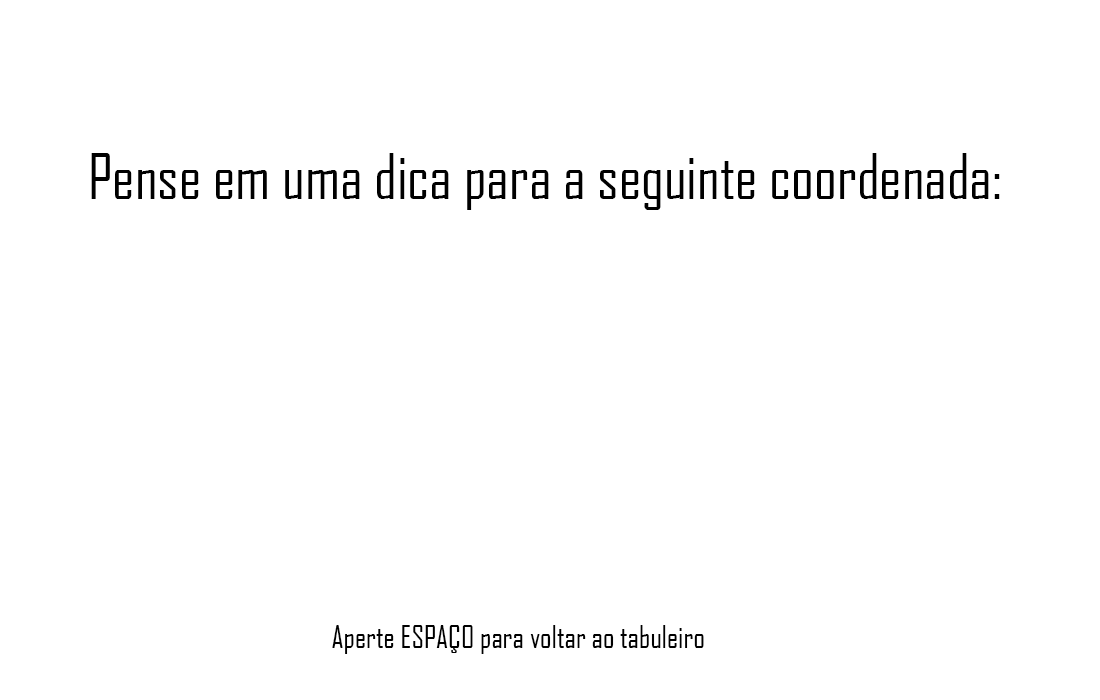
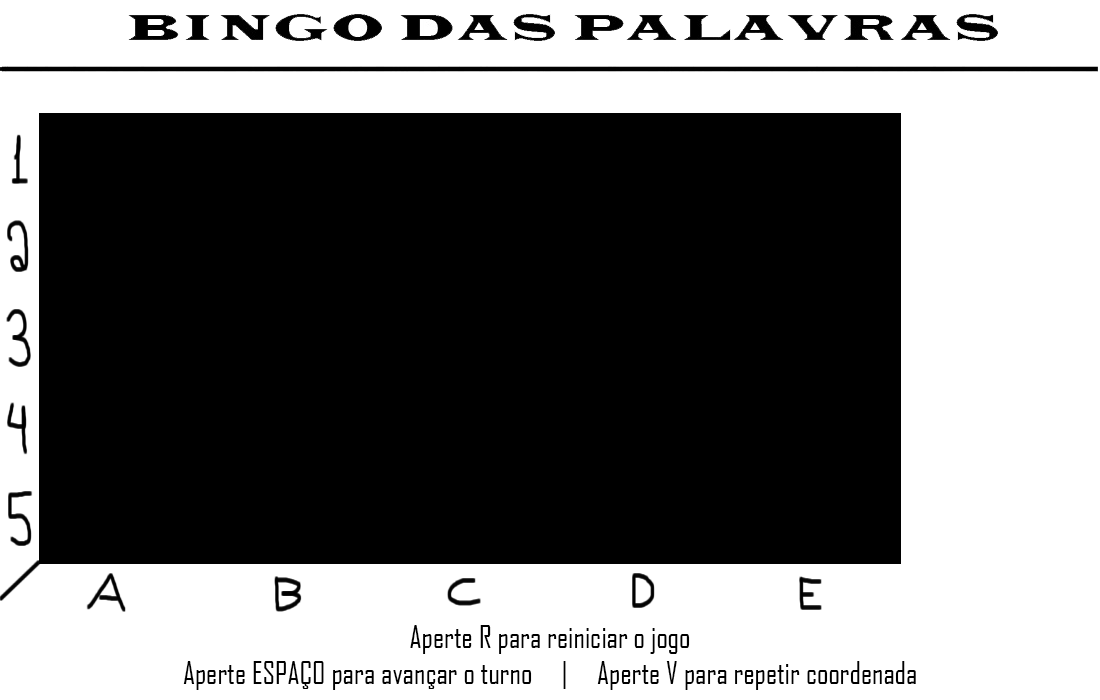
Revision of a layered 1100px x 700px image; what changed, layer by layer:
hid "Aperte ESPAÇO" over [left=332, top=625, right=704, bottom=654]
hid "Atenção" over [left=91, top=153, right=1000, bottom=210]
showed group "tabuleiro" (4 layers) over [left=0, top=14, right=1098, bottom=690]
renamed "Aperte ESPAÇO para avançar o turno Aperte R para reiniciar o jo" to "Aperte R para reiniciar o jogo Aperte ESPAÇO para avançar o tu", painted on it over [left=183, top=625, right=916, bottom=690]
